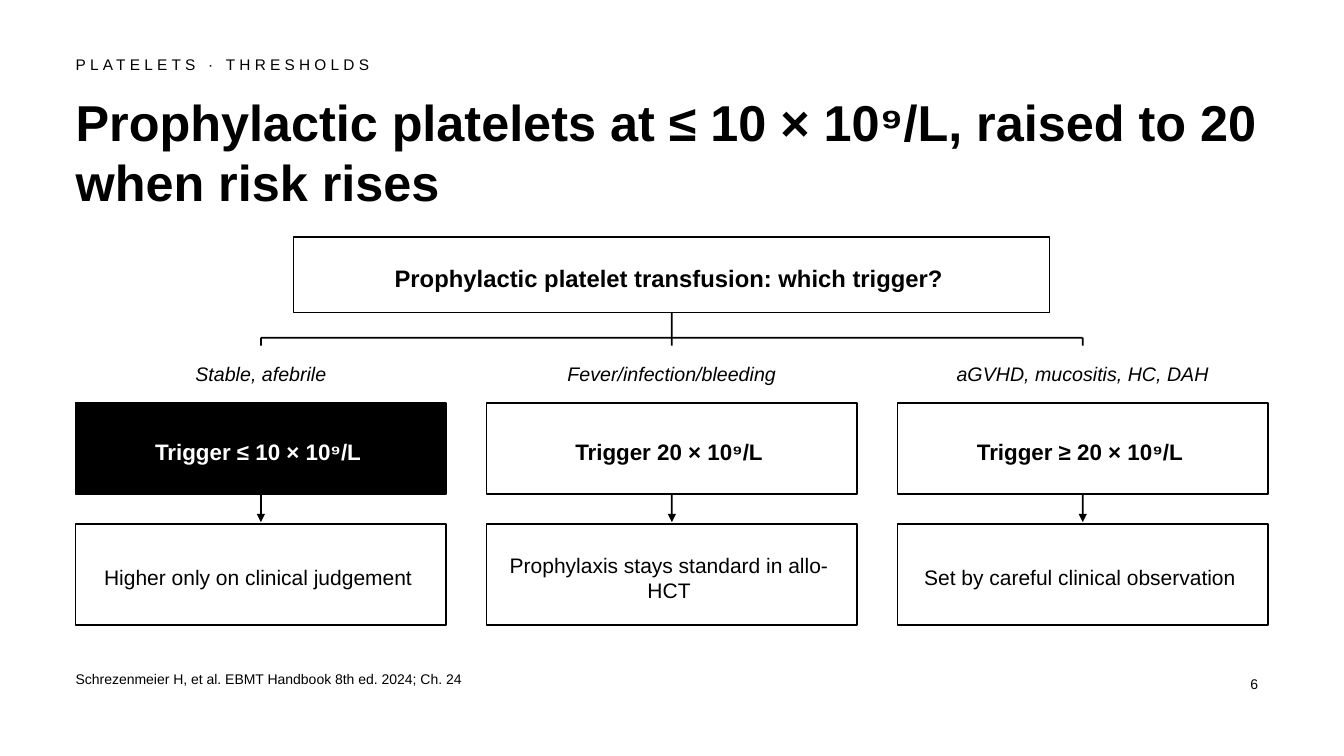
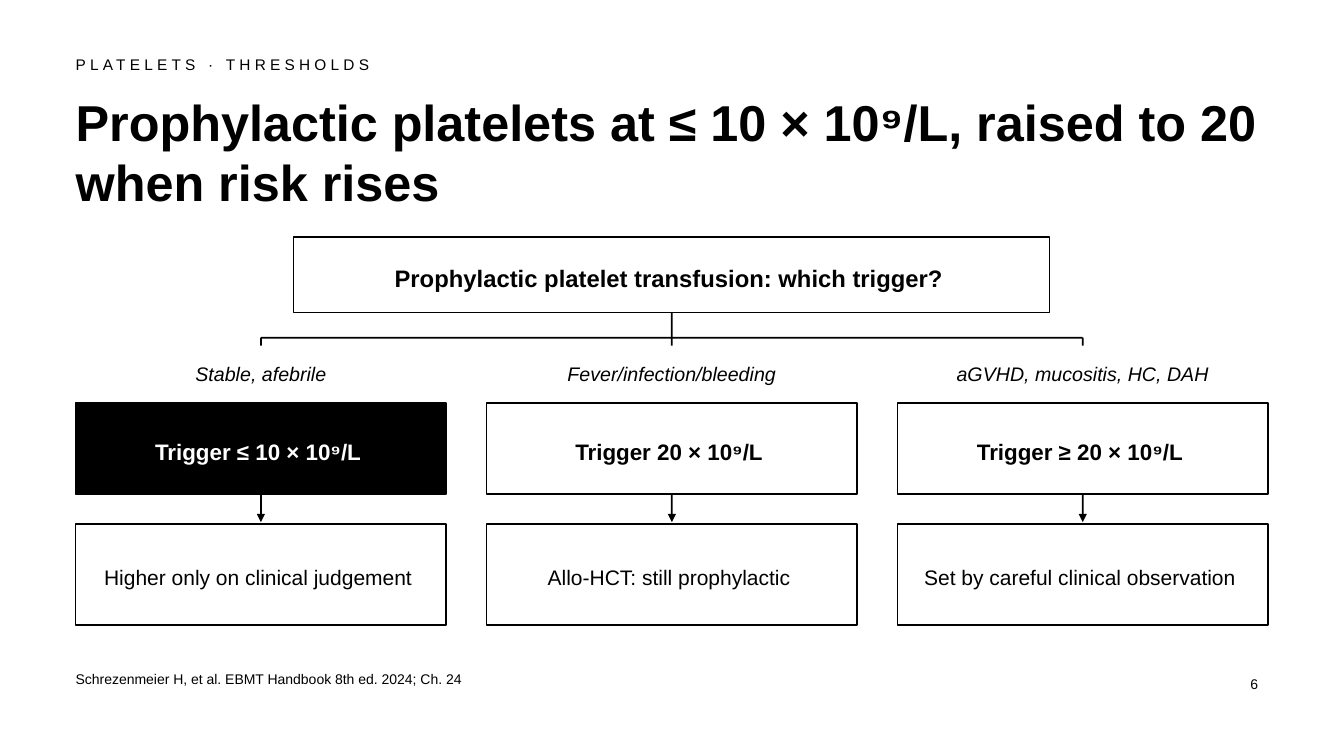
Before and after one commit to htlin222/ebmt-handbook-skill, a slide deck: slide 6 of slides/decks/s06-transfusion-abo.pptx. Drawn at 1344x756 pixels with LibreOffice and Linux fonts; fonts in the diff are those of the drawing. Boxes give left, top, right and bottom in pixels: in the first picture for what was removed or moved away, otherwise in the second. Text is boxed around its words. In the diff, an @@ line names an element or a change of style, - is before the commit and + after.

```diff
--- a/slides/decks/s06-transfusion-abo.pptx
+++ b/slides/decks/s06-transfusion-abo.pptx
@@ text in rectangle at box(548, 569, 790, 590): text changed @@
-Prophylaxis stays standard in allo-HCT
+Allo-HCT: still prophylactic
```
Also in this commit, not shown: 6 other slides changed, 4 other files.
